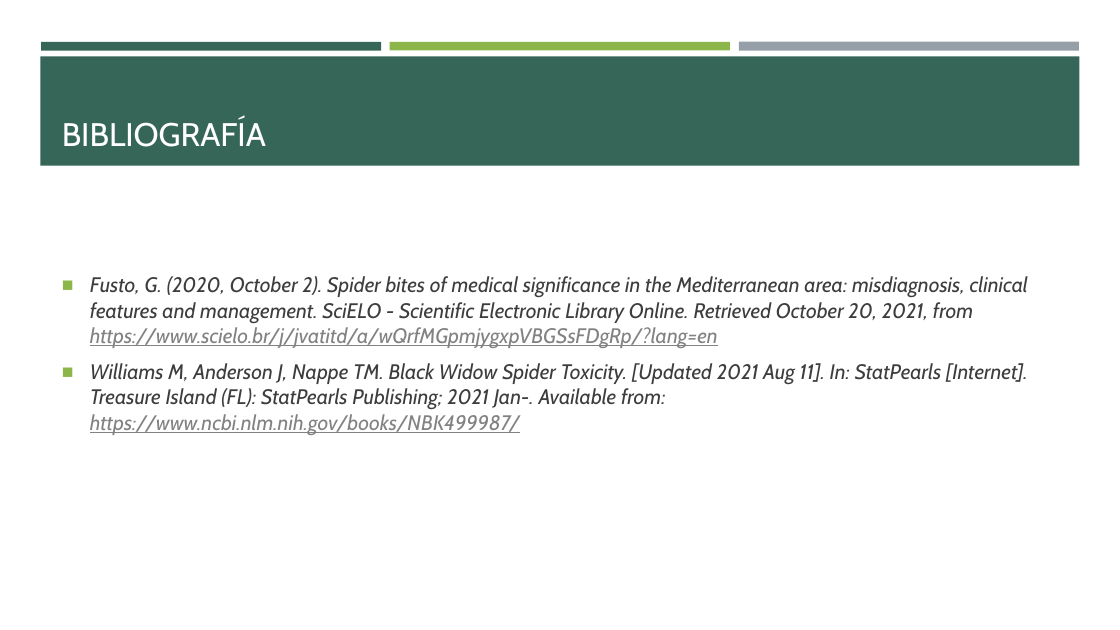
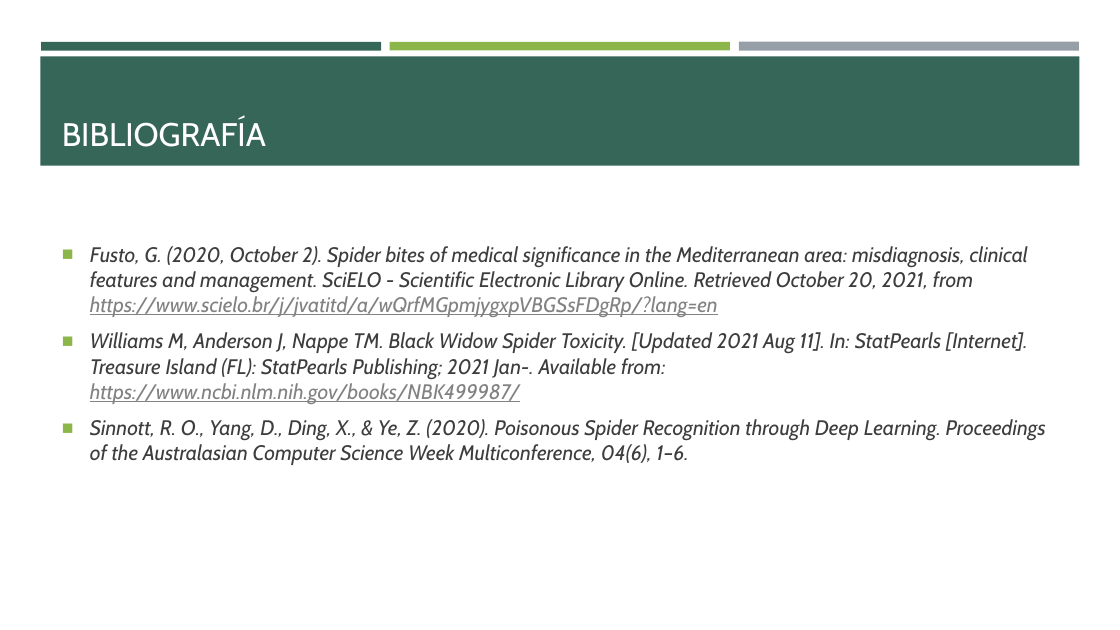
Before and after one commit to ErickaBermudez/spider-classification, a slide deck: slide 12 of docs/01 Project Presentation.pptx (slide 8 before the commit). Drawn at 1120x630 pixels with LibreOffice and Linux fonts; fonts in the diff are those of the drawing. Boxes give left, top, right and bottom in pixels: in the first picture for what was removed or moved away, otherwise in the second. Text is boxed around its words. In the diff, an @@ line names an element or a change of style, - is before the commit and + after.

```diff
--- a/docs/01 Project Presentation.pptx
+++ b/docs/01 Project Presentation.pptx
@@ text at [90,419,1046,465]: paragraph added @@
+■ Sinnott, R. O., Yang, D., Ding, X., & Ye, Z. (2020). Poisonous Spider Recognition through Deep Learning. Proceedings of the Australasian Computer Science Week Multiconference, 04(6), 1–6.
```
Also in this commit, not shown: 3 other slides changed, 5 slides added, 1 slide removed.
